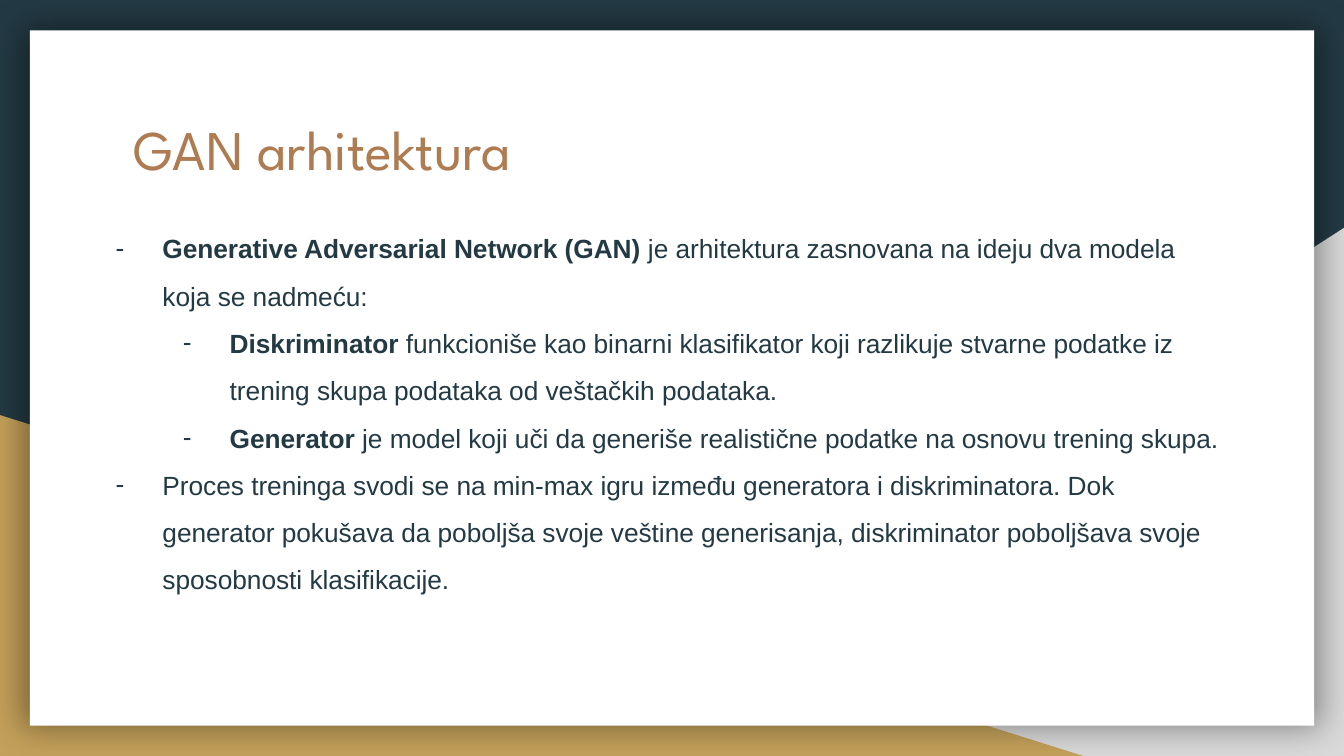
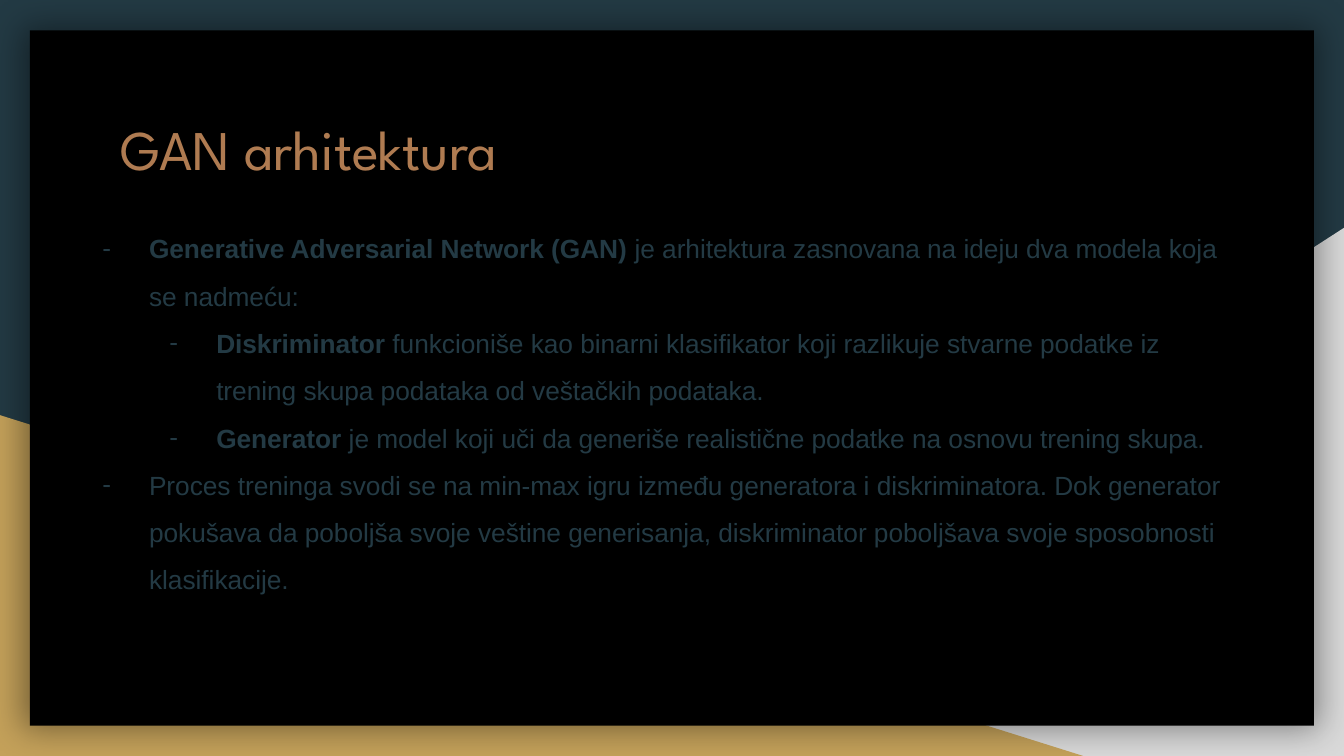
Before and after one commit to Subrutina/CDCGAN, a slide deck: slide 2 of Conditional_image_generation.pptx. Drawn at 1344x756 pixels with LibreOffice and Linux fonts; fonts in the diff are those of the drawing. Boxes give left, top, right and bottom in pixels: in the first picture for what was removed or moved away, otherwise in the second. Text is boxed around its words. In the diff, an @@ line names an element or a change of style, - is before the commit and + after.

```diff
--- a/Conditional_image_generation.pptx
+++ b/Conditional_image_generation.pptx
@@ rectangle at bbox=[30, 31, 1314, 726]: fill #FFFFFF to #000000 @@
@@ title "GAN arhitektura": place and size @@
-title "GAN arhitektura" at bbox=[134, 131, 510, 171]
+title "GAN arhitektura" at bbox=[120, 131, 497, 171]
@@ text "Generative Adversarial Network (GAN) je ..." rewrapped from bbox=[162, 239, 1218, 595] to bbox=[149, 239, 1220, 594] @@
```
Also in this commit, not shown: 9 other slides changed, 1 slide added, 1 slide removed.
